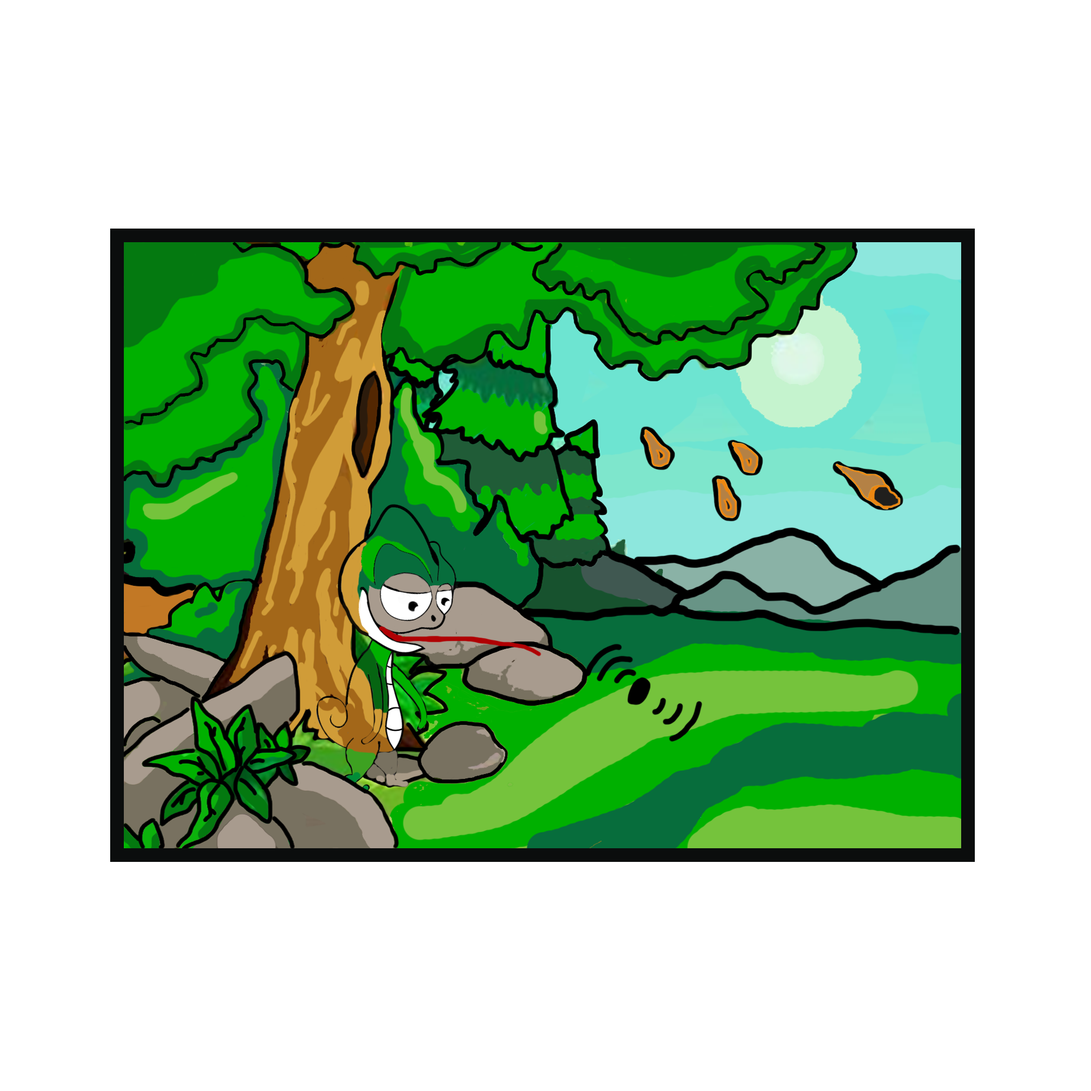
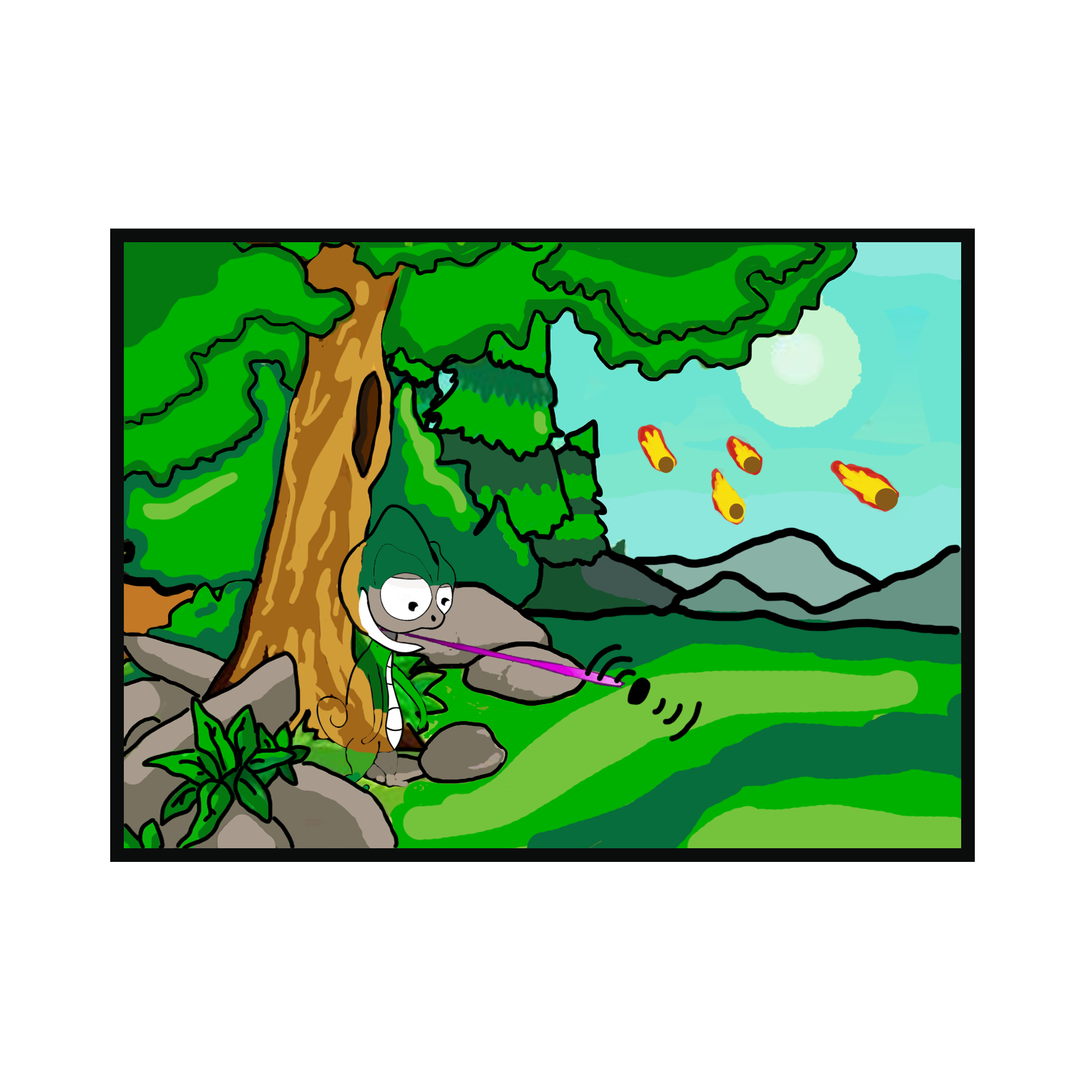
Layered file, before and after one edit (1091 x 1091). Changes by layer:
painted on "ninaD" over left=383, top=573, right=452, bottom=604
painted on "Capa 7" over left=377, top=623, right=542, bottom=658
painted on "cap" over left=360, top=535, right=437, bottom=586
painted on "parpE" over left=382, top=564, right=432, bottom=595
added layer "Capa 9" in group "Cap" over left=376, top=623, right=630, bottom=694
painted on "parpD" over left=437, top=583, right=457, bottom=593
added layer "Elipse 1" (1st of 4, in "Part2") in group "Part2" over left=875, top=488, right=899, bottom=511
added layer "Elipse 1" (2nd of 4, in "Part2") in group "Part2" over left=743, top=456, right=762, bottom=474
added layer "Elipse 1" (3rd of 4, in "Part2") in group "Part2" over left=729, top=503, right=744, bottom=520
added layer "Elipse 1" (4th of 4, in "Part2") in group "Part2" over left=658, top=456, right=675, bottom=474
painted on "Capa 1" over left=637, top=421, right=915, bottom=527
added layer "Capa 10" in group "Part2" over left=637, top=421, right=914, bottom=527
